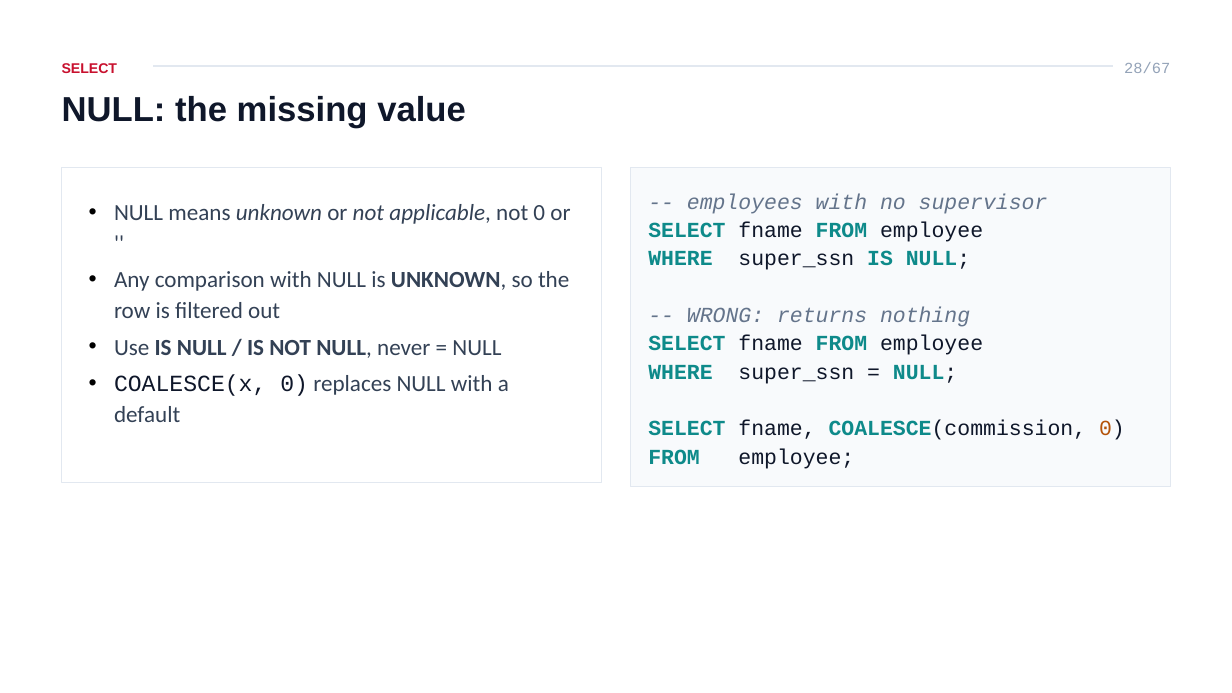
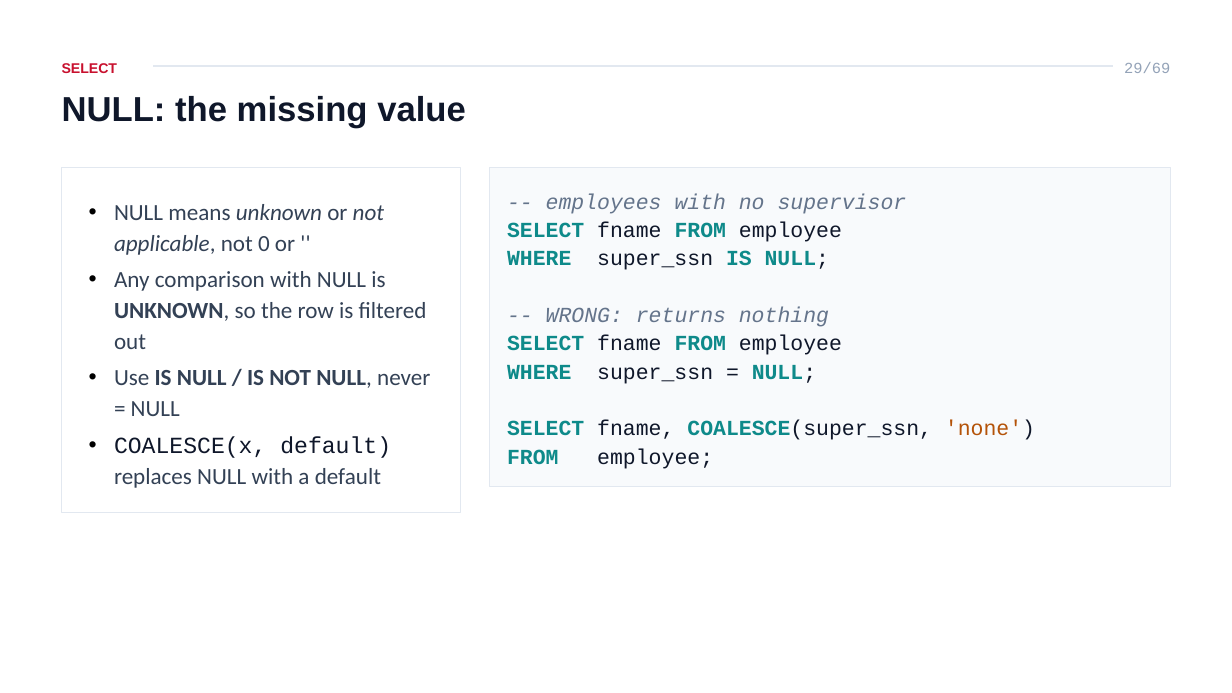
Before and after one commit to ahmedatef2007/db-slides, a slide deck: slide 29 of pptx/ITI_Database_Course_Lesson_4_SQL.pptx (slide 28 before the commit). Drawn at 1232x693 pixels with LibreOffice and Linux fonts; fonts in the diff are those of the drawing. Boxes give left, top, right and bottom in pixels: in the first picture for what was removed or moved away, otherwise in the second. Text is boxed around its words. In the diff, an @@ line names an element or a change of style, - is before the commit and + after.

```diff
--- a/pptx/ITI_Database_Course_Lesson_4_SQL.pptx
+++ b/pptx/ITI_Database_Course_Lesson_4_SQL.pptx
@@ text at bbox=[1124, 62, 1170, 73]: text changed @@
-28/67
+29/69
@@ rectangle: place and size @@
-rectangle at bbox=[62, 167, 602, 482]
+rectangle at bbox=[62, 167, 460, 513]
@@ rectangle: place and size @@
-rectangle at bbox=[630, 167, 1170, 487]
+rectangle at bbox=[489, 167, 1170, 487]
@@ text "-- employees with no supervisor": place and size @@
-text "-- employees with no supervisor" at bbox=[648, 193, 1125, 469]
+text "-- employees with no supervisor" at bbox=[507, 193, 1035, 469]
@@ text at bbox=[114, 436, 391, 488]: text changed @@
-• COALESCE(x, 0) replaces NULL with a default
+• COALESCE(x, default) replaces NULL with a default
@@ text at bbox=[507, 420, 1035, 440]: text changed @@
-SELECT fname, COALESCE(commission, 0)
+SELECT fname, COALESCE(super_ssn, 'none')
```
Also in this commit, not shown: 64 other slides changed, 2 slides added, 10 other files.
